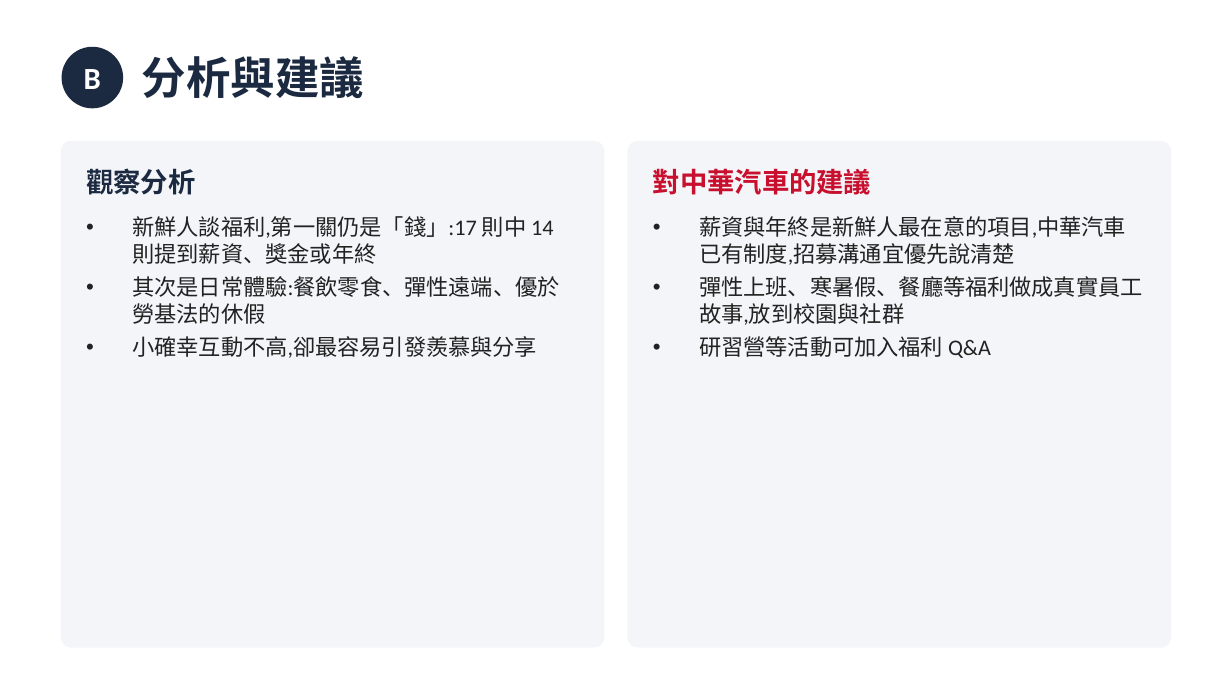
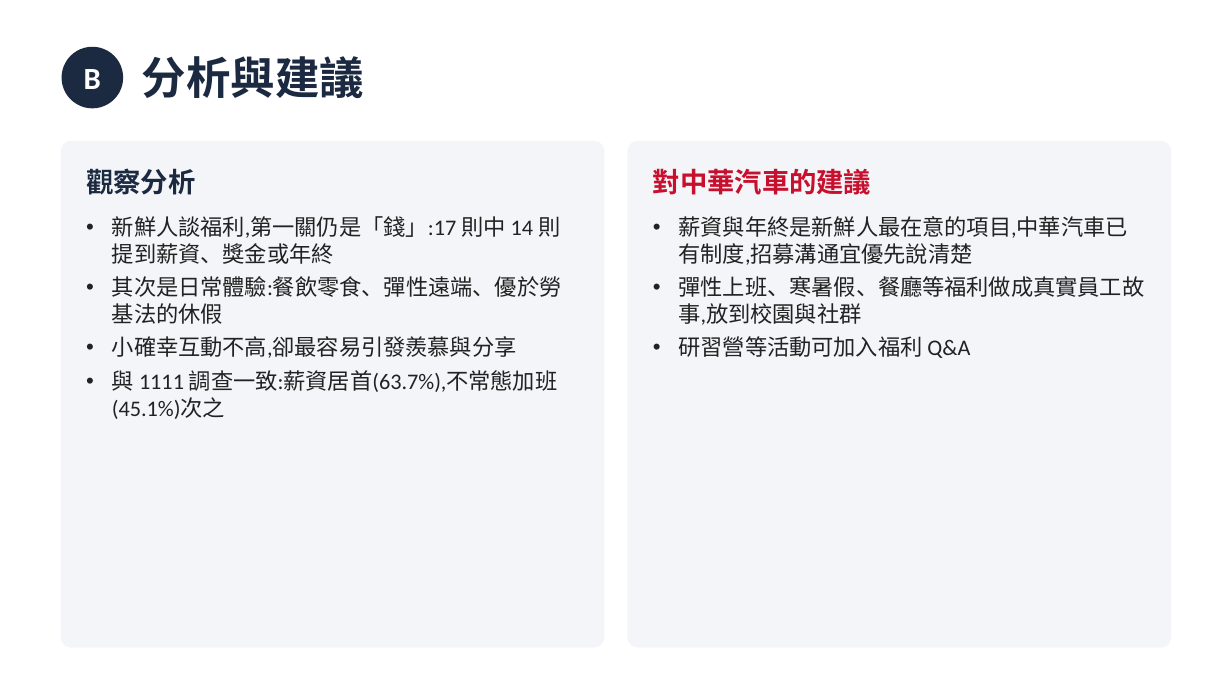
Before and after one commit to tobychien/project-hub, a slide deck: slide 10 of deliverables/CMC_10月_AB任務簡報.pptx. Drawn at 1232x693 pixels with LibreOffice and Linux fonts; fonts in the diff are those of the drawing. Boxes give left, top, right and bottom in pixels: in the first picture for what was removed or moved away, otherwise in the second. Text is boxed around its words. In the diff, an @@ line names an element or a change of style, - is before the commit and + after.

```diff
--- a/deliverables/CMC_10月_AB任務簡報.pptx
+++ b/deliverables/CMC_10月_AB任務簡報.pptx
@@ text at <box>112,216,561,358</box>: indent changed @@
@@ text "薪資與年終是新鮮人最在意的項目,中華汽車已有制度,招募溝通宜優先說清楚" at <box>679,216,1145,358</box>: indent changed @@
@@ text at <box>112,370,557,419</box>: paragraph added @@
+• 與 1111 調查一致:薪資居首(63.7%),不常態加班(45.1%)次之
```
Also in this commit, not shown: 6 other slides changed.
